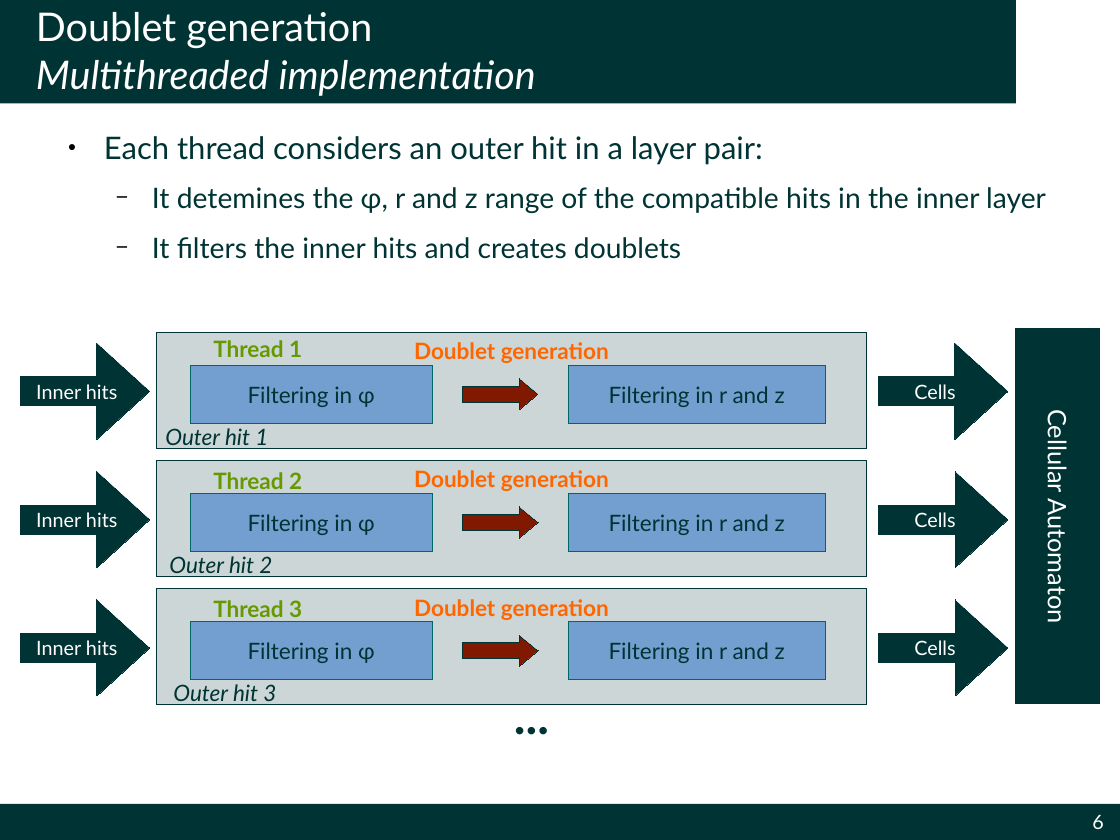
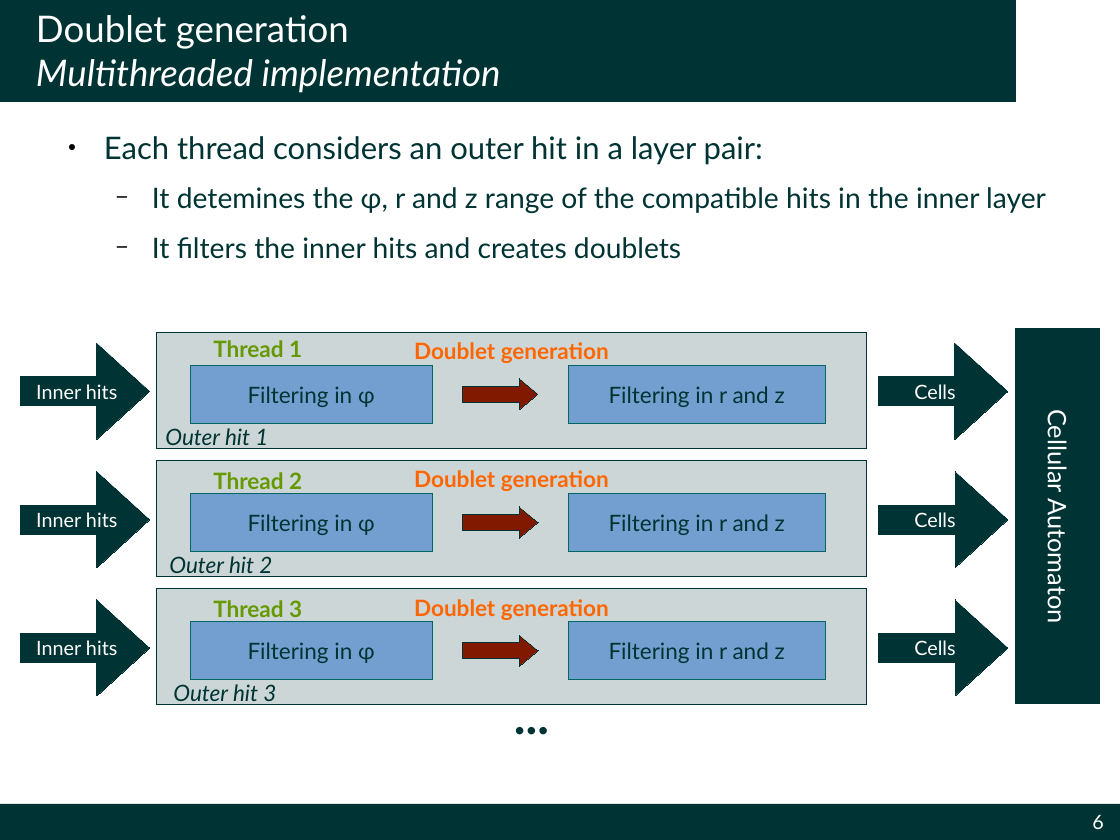
Before and after one commit to simonecid/MetropolisODP, a slide deck: slide 6 of Demo.odp. Drawn at 1120x840 pixels with LibreOffice and Linux fonts; fonts in the diff are those of the drawing; background and template pictures are left out. Boxes give left, top, right and bottom in pixels: in the first picture for what was removed or moved away, otherwise in the second. Text is boxed around its words. In the diff, an @@ line names an element or a change of style, - is before the commit and + after.

```diff
--- a/Demo.odp
+++ b/Demo.odp
@@ title "Doublet generation Multithreaded implementation" at box(0, 0, 1016, 102): size 28 to 26 pt @@
```
Also in this commit, not shown: 3 other slides changed, 2 other files.
